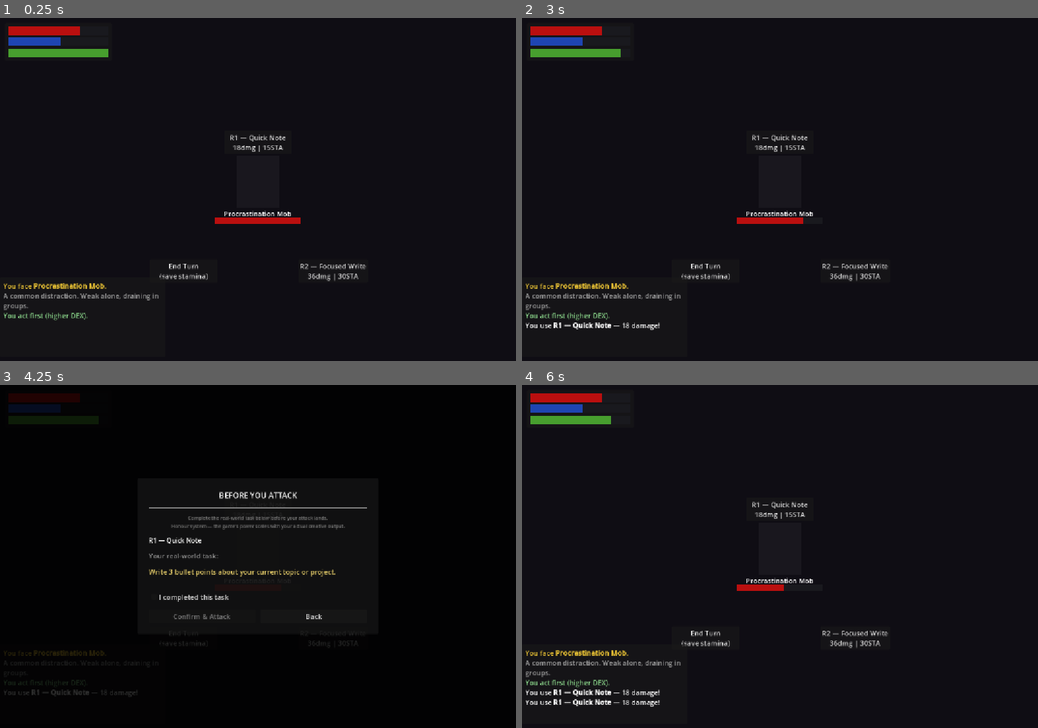
Above: before the commit, frames 1-4 (two rows, left to right).
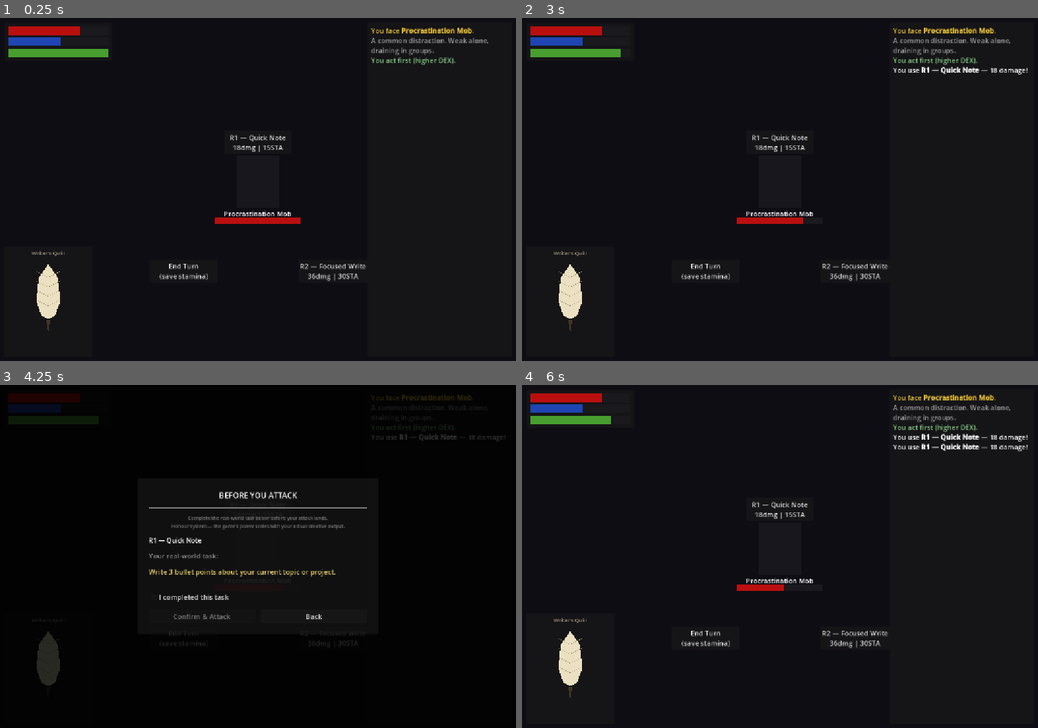
Above: after the commit, the same moments.

Repository: WRCIECH/online-ring
Game: Godot game, scene res://scenes/combat/combat.tscn
Two runs of this game, one before a commit and one after it. Both use one fixed random seed, a clock stepped at 60 frames per second and the inputs below. This scene is started directly instead of the project's main scene.
Inputs:
- Up to frame 1 (0.25 s): no input
- Up to frame 2 (3 s): click "R1 — Quick Note 18dmg | 15STA" at 0.5 s; click "R2 — Focused Write 36dmg | 30…" at 1.25 s; click "I completed this task" at 2 s; click "Confirm & Attack" at 2.75 s
- Up to frame 3 (4.25 s): click "R1 — Quick Note 18dmg | 15STA" at 3.5 s
- Up to frame 4 (6 s): click "R2 — Focused Write 36dmg | 30…" at 4.25 s; click "I completed this task" at 5 s; click "Confirm & Attack" at 5.75 s

The runs differ from the first frame. In frame 1, 1.9% of the frame differs, in the area x 0-95%, y 2-92%; in frame 2, 2.3%; in frame 3, 1.0%; in frame 4, 2.8%, in the area x 0-98%, y 2-94%.

Commit message:
Add weapon display panel (bottom-left) and move log to right strip
WeaponDisplay (scripts/combat/weapon_display.gd):
- Extends Control; draws weapon silhouettes procedurally in _draw()
  using draw_colored_polygon / draw_arc / draw_line
- Sprite fallback: if res://assets/sprites/weapons/{id}.png exists,
  TextureRect shows it instead — drop Kenney sprites there to upgrade
- Five distinct designs:
    writers_quill  cream feather with dark nib and spine lines
    dagger         tapered silver blade, gold guard, pommel, brown grip
    greatsword     long steel blade with fuller, wide gold crossguard
    viral_hook     purple arc blade + grip with wrap lines (ARC theme)
    sacred_seal    gold concentric circles with rune cross (FAI theme)
  Generic fallback for any unknown weapon ID

CombatScene:
- _build_weapon_panel(): bottom-left PanelContainer (10,offset_top=-268)
  containing _weapon_name_lbl + WeaponDisplay (SIZE_EXPAND_FILL)
- _build_log(): moved to right strip (anchor right, offset_left=-345)
  so log no longer conflicts with ring buttons
- _init_combat(): calls set_weapon(equipped_weapon) and updates name label

Co-Authored-By: Claude Sonnet 4.6 <noreply@anthropic.com>

Diff:
--- a/scripts/combat/combat_scene.gd
+++ b/scripts/combat/combat_scene.gd
@@ -58,6 +58,9 @@
 var _player_sta_bar:  ProgressBar
 var _player_fp_bar:   ProgressBar
 
+var _weapon_display:   WeaponDisplay
+var _weapon_name_lbl:  Label
+
 var _task_layer:       CanvasLayer
 var _task_move_lbl:    Label
 var _task_desc_lbl:    Label
@@ -105,6 +108,12 @@
 		_enemy_visual.color = Color(0.10, 0.09, 0.12)   # dark grey-blue
 	_update_enemy_bars()
 	_update_player_bars()
+
+	# Weapon display
+	var wid: String = GameManager.equipped_weapon
+	var wdata: Dictionary = WeaponDB.WEAPONS.get(wid, WeaponDB.WEAPONS["writers_quill"])
+	_weapon_name_lbl.text = wdata.get("name", wid)
+	_weapon_display.set_weapon(wid)
 
 	# Recover runes if this is the death location
 	var runes_here: int = GameManager.runes_at_death
@@ -563,8 +572,9 @@
 	add_child(bg)
 
 	_build_player_stats()
-	_build_ring()   # enemy info lives inside the ring
-	_build_log()
+	_build_ring()         # enemy info lives inside the ring
+	_build_weapon_panel() # bottom-left
+	_build_log()          # right side
 	_build_task_popup()
 
 # ── Player stats — upper left (colour-coded strips only, no text) ─────────────
@@ -655,18 +665,52 @@
 
 # ── Battle log — bottom left ──────────────────────────────────────────────────
 
+# ── Weapon panel — bottom left ────────────────────────────────────────────────
+
+func _build_weapon_panel() -> void:
+	var panel := PanelContainer.new()
+	panel.set_anchors_and_offsets_preset(Control.PRESET_BOTTOM_LEFT)
+	panel.offset_left   = 10
+	panel.offset_top    = -268
+	panel.offset_right  = 215
+	panel.offset_bottom = -10
+	add_child(panel)
+
+	var m := _margin_container(panel, 8)
+	var vbox := VBoxContainer.new()
+	vbox.add_theme_constant_override("separation", 4)
+	m.add_child(vbox)
+
+	_weapon_name_lbl = Label.new()
+	_weapon_name_lbl.horizontal_alignment = HORIZONTAL_ALIGNMENT_CENTER
+	_weapon_name_lbl.add_theme_font_size_override("font_size", 12)
+	_weapon_name_lbl.add_theme_color_override("font_color", Color(0.70, 0.65, 0.55))
+	vbox.add_child(_weapon_name_lbl)
+
+	_weapon_display = WeaponDisplay.new()
+	_weapon_display.size_flags_vertical   = Control.SIZE_EXPAND_FILL
+	_weapon_display.size_flags_horizontal = Control.SIZE_EXPAND_FILL
+	vbox.add_child(_weapon_display)
+
+# ── Battle log — right strip ──────────────────────────────────────────────────
+
 func _build_log() -> void:
 	var panel := PanelContainer.new()
-	panel.set_anchors_and_offsets_preset(Control.PRESET_BOTTOM_LEFT)
-	panel.offset_top    = -195
-	panel.offset_right  = 385
+	# Anchor to right edge, full height
+	panel.anchor_left   = 1.0
+	panel.anchor_right  = 1.0
+	panel.anchor_top    = 0.0
+	panel.anchor_bottom = 1.0
+	panel.offset_left   = -345
+	panel.offset_right  = -10
+	panel.offset_top    = 10
 	panel.offset_bottom = -10
 	add_child(panel)
 
 	var m := _margin_container(panel, 8)
 	_log = RichTextLabel.new()
-	_log.bbcode_enabled    = true
-	_log.scroll_following  = true
+	_log.bbcode_enabled   = true
+	_log.scroll_following = true
 	_log.add_theme_font_size_override("font_size", 11)
 	m.add_child(_log)
 
--- /dev/null
+++ b/scripts/combat/weapon_display.gd
@@ -0,0 +1,253 @@
+class_name WeaponDisplay
+extends Control
+
+# Sprite fallback: drop a PNG named {weapon_id}.png into
+# res://assets/sprites/weapons/ and it will be shown automatically.
+# Kenney "Pixel Shmup" or "Weapon Pack" (CC0) work perfectly.
+
+var weapon_id: String = ""
+
+var _sprite: TextureRect
+
+func _ready() -> void:
+	_sprite = TextureRect.new()
+	_sprite.set_anchors_and_offsets_preset(Control.PRESET_FULL_RECT)
+	_sprite.expand_mode = TextureRect.EXPAND_FIT_HEIGHT_PROPORTIONAL
+	_sprite.stretch_mode = TextureRect.STRETCH_KEEP_ASPECT_CENTERED
+	_sprite.visible = false
+	add_child(_sprite)
+
+func set_weapon(id: String) -> void:
+	weapon_id = id
+	var path := "res://assets/sprites/weapons/%s.png" % id
+	if ResourceLoader.exists(path):
+		_sprite.texture = load(path)
+		_sprite.visible = true
+	else:
+		_sprite.visible = false
+	queue_redraw()
+
+# ── Procedural drawing ────────────────────────────────────────────────────────
+
+func _draw() -> void:
+	if _sprite and _sprite.visible:
+		return   # sprite takes over
+
+	var cx := size.x * 0.5
+	var H  := size.y
+
+	match weapon_id:
+		"writers_quill":   _quill(cx, H)
+		"dagger":          _dagger(cx, H)
+		"greatsword":      _greatsword(cx, H)
+		"viral_hook":      _hook(cx, H)
+		"sacred_seal":     _seal(cx, H)
+		_:                 _generic(cx, H)
+
+# ── Writers Quill ─────────────────────────────────────────────────────────────
+func _quill(cx: float, H: float) -> void:
+	var cream   := Color(0.92, 0.88, 0.76)
+	var quill_d := Color(0.70, 0.65, 0.50)
+	var nib_c   := Color(0.25, 0.20, 0.15)
+
+	# Feather body
+	var pts := PackedVector2Array([
+		Vector2(cx,       H * 0.06),
+		Vector2(cx + 22,  H * 0.20),
+		Vector2(cx + 28,  H * 0.45),
+		Vector2(cx + 16,  H * 0.60),
+		Vector2(cx,       H * 0.64),
+		Vector2(cx - 16,  H * 0.60),
+		Vector2(cx - 28,  H * 0.45),
+		Vector2(cx - 22,  H * 0.20),
+	])
+	draw_colored_polygon(pts, cream)
+
+	# Feather detail lines
+	for i in range(4):
+		var t := 0.20 + i * 0.10
+		draw_line(Vector2(cx, H * t), Vector2(cx + 26, H * (t - 0.06)), quill_d, 1.0)
+		draw_line(Vector2(cx, H * t), Vector2(cx - 26, H * (t - 0.06)), quill_d, 1.0)
+
+	# Central spine
+	draw_line(Vector2(cx, H * 0.05), Vector2(cx, H * 0.72), nib_c, 1.5)
+
+	# Nib
+	draw_colored_polygon(PackedVector2Array([
+		Vector2(cx - 5, H * 0.64),
+		Vector2(cx,     H * 0.80),
+		Vector2(cx + 5, H * 0.64),
+	]), nib_c)
+
+# ── Dagger ────────────────────────────────────────────────────────────────────
+func _dagger(cx: float, H: float) -> void:
+	var silver := Color(0.82, 0.82, 0.90)
+	var gold   := Color(0.82, 0.68, 0.22)
+	var brown  := Color(0.38, 0.24, 0.14)
+
+	# Blade
+	draw_colored_polygon(PackedVector2Array([
+		Vector2(cx,      H * 0.08),
+		Vector2(cx - 7,  H * 0.30),
+		Vector2(cx - 10, H * 0.48),
+		Vector2(cx + 10, H * 0.48),
+		Vector2(cx + 7,  H * 0.30),
+	]), silver)
+	# Fuller (fuller groove line down blade centre)
+	draw_line(Vector2(cx, H * 0.12), Vector2(cx, H * 0.44), Color(0.65, 0.65, 0.75), 1.0)
+
+	# Crossguard
+	draw_colored_polygon(PackedVector2Array([
+		Vector2(cx - 20, H * 0.48),
+		Vector2(cx - 20, H * 0.54),
+		Vector2(cx + 20, H * 0.54),
+		Vector2(cx + 20, H * 0.48),
+	]), gold)
+
+	# Handle
+	draw_colored_polygon(PackedVector2Array([
+		Vector2(cx - 5,  H * 0.54),
+		Vector2(cx - 5,  H * 0.76),
+		Vector2(cx + 5,  H * 0.76),
+		Vector2(cx + 5,  H * 0.54),
+	]), brown)
+	# Wrap lines
+	for i in range(3):
+		var y := H * (0.58 + i * 0.055)
+		draw_line(Vector2(cx - 5, y), Vector2(cx + 5, y), gold, 1.0)
+
+	# Pommel
+	draw_circle(Vector2(cx, H * 0.82), 7, gold)
+
+# ── Greatsword ────────────────────────────────────────────────────────────────
+func _greatsword(cx: float, H: float) -> void:
+	var steel  := Color(0.72, 0.74, 0.86)
+	var gold   := Color(0.82, 0.68, 0.22)
+	var dark   := Color(0.22, 0.16, 0.12)
+	var edge   := Color(0.92, 0.92, 0.96)
+
+	# Blade (long, tapered)
+	draw_colored_polygon(PackedVector2Array([
+		Vector2(cx,      H * 0.04),
+		Vector2(cx - 9,  H * 0.28),
+		Vector2(cx - 14, H * 0.52),
+		Vector2(cx + 14, H * 0.52),
+		Vector2(cx + 9,  H * 0.28),
+	]), steel)
+	# Edge highlights
+	draw_line(Vector2(cx, H * 0.05), Vector2(cx - 13, H * 0.51), edge, 1.0)
+	draw_line(Vector2(cx, H * 0.05), Vector2(cx + 13, H * 0.51), edge, 1.0)
+	# Fuller
+	draw_line(Vector2(cx, H * 0.08), Vector2(cx, H * 0.48), Color(0.60, 0.62, 0.75), 1.5)
+
+	# Crossguard
+	draw_colored_polygon(PackedVector2Array([
+		Vector2(cx - 32, H * 0.52),
+		Vector2(cx - 32, H * 0.57),
+		Vector2(cx + 32, H * 0.57),
+		Vector2(cx + 32, H * 0.52),
+	]), gold)
+	# Guard detail
+	draw_circle(Vector2(cx, H * 0.545), 5, dark)
+
+	# Handle
+	draw_colored_polygon(PackedVector2Array([
+		Vector2(cx - 7,  H * 0.57),
+		Vector2(cx - 7,  H * 0.76),
+		Vector2(cx + 7,  H * 0.76),
+		Vector2(cx + 7,  H * 0.57),
+	]), dark)
+	for i in range(3):
+		var y := H * (0.60 + i * 0.055)
+		draw_line(Vector2(cx - 7, y), Vector2(cx + 7, y), gold, 1.2)
+
+	# Pommel
+	draw_circle(Vector2(cx, H * 0.82), 10, gold)
+	draw_circle(Vector2(cx, H * 0.82), 5, dark)
+
+# ── Viral Hook (ARC) ──────────────────────────────────────────────────────────
+func _hook(cx: float, H: float) -> void:
+	var purple := Color(0.65, 0.18, 0.80)
+	var bright := Color(0.82, 0.35, 0.95)
+	var dark   := Color(0.22, 0.10, 0.28)
+
+	# Hook arc (the blade)
+	draw_arc(Vector2(cx + 16, H * 0.38), H * 0.26,
+		PI * 0.55, PI * 1.90, 40, purple, 6.0)
+
+	# Inner highlight arc
+	draw_arc(Vector2(cx + 16, H * 0.38), H * 0.21,
+		PI * 0.60, PI * 1.80, 32, bright, 1.5)
+
+	# Hook inner tip
+	draw_line(
+		Vector2(cx - 10, H * 0.18),
+		Vector2(cx - 22, H * 0.30),
+		bright, 3.0)
+
+	# Handle grip
+	draw_colored_polygon(PackedVector2Array([
+		Vector2(cx + 10, H * 0.62),
+		Vector2(cx + 10, H * 0.82),
+		Vector2(cx + 22, H * 0.82),
+		Vector2(cx + 22, H * 0.62),
+	]), dark)
+	for i in range(4):
+		var y := H * (0.64 + i * 0.048)
+		draw_line(Vector2(cx + 10, y), Vector2(cx + 22, y), purple, 1.0)
+
+	# Pommel
+	draw_circle(Vector2(cx + 16, H * 0.86), 7, purple)
+
+# ── Sacred Seal (FAI) ─────────────────────────────────────────────────────────
+func _seal(cx: float, H: float) -> void:
+	var gold  := Color(0.90, 0.75, 0.20)
+	var dark  := Color(0.12, 0.09, 0.06)
+	var shine := Color(1.00, 0.92, 0.55)
+
+	# Outer ring
+	draw_arc(Vector2(cx, H * 0.38), H * 0.26, 0, TAU, 48, gold, 4.0)
+	# Inner ring
+	draw_arc(Vector2(cx, H * 0.38), H * 0.17, 0, TAU, 32, gold, 2.0)
+	# Centre dot
+	draw_circle(Vector2(cx, H * 0.38), 5, gold)
+
+	# Rune cross
+	draw_line(Vector2(cx - H*0.26, H*0.38), Vector2(cx + H*0.26, H*0.38), gold, 1.5)
+	draw_line(Vector2(cx, H*0.12),           Vector2(cx, H*0.64),           gold, 1.5)
+
+	# Diagonal accents
+	var r := H * 0.20
+	for i in range(4):
+		var a := PI / 4.0 + i * PI / 2.0
+		var inner := Vector2(cos(a) * H*0.17, sin(a) * H*0.17)
+		var outer := Vector2(cos(a) * H*0.26, sin(a) * H*0.26)
+		draw_line(Vector2(cx, H*0.38) + inner, Vector2(cx, H*0.38) + outer, shine, 1.0)
+
+	# Handle
+	draw_colored_polygon(PackedVector2Array([
+		Vector2(cx - 6,  H * 0.64),
+		Vector2(cx - 6,  H * 0.84),
+		Vector2(cx + 6,  H * 0.84),
+		Vector2(cx + 6,  H * 0.64),
+	]), gold)
+	draw_line(Vector2(cx - 6, H*0.70), Vector2(cx + 6, H*0.70), shine, 1.0)
+	draw_line(Vector2(cx - 6, H*0.77), Vector2(cx + 6, H*0.77), shine, 1.0)
+
+	# Pommel
+	draw_circle(Vector2(cx, H * 0.88), 8, gold)
+	draw_circle(Vector2(cx, H * 0.88), 4, shine)
+
+# ── Generic fallback ──────────────────────────────────────────────────────────
+func _generic(cx: float, H: float) -> void:
+	var col := Color(0.60, 0.60, 0.65)
+	draw_colored_polygon(PackedVector2Array([
+		Vector2(cx,      H * 0.06),
+		Vector2(cx - 8,  H * 0.35),
+		Vector2(cx - 10, H * 0.52),
+		Vector2(cx + 10, H * 0.52),
+		Vector2(cx + 8,  H * 0.35),
+	]), col)
+	draw_line(Vector2(cx - 22, H*0.52), Vector2(cx + 22, H*0.52), col, 5.0)
+	draw_rect(Rect2(cx - 5, H*0.52, 10, H*0.30), col.darkened(0.3))
+	draw_circle(Vector2(cx, H*0.86), 8, col)
Not shown, added: scripts/combat/weapon_display.gd.uid
